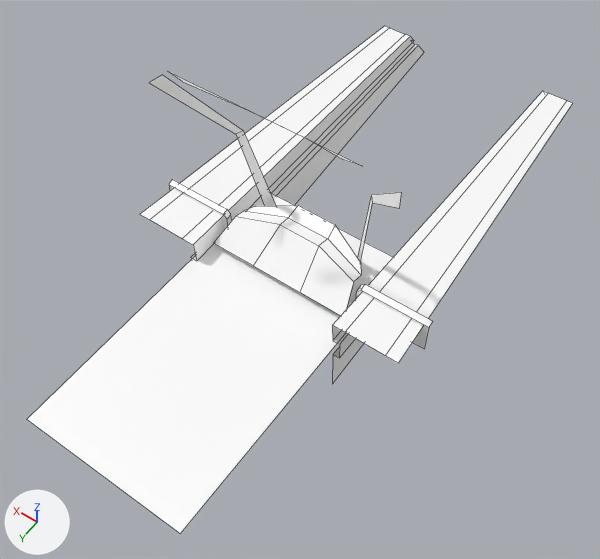
A saved change to the FBX model Assets/3DAssets/Starships/FPV_Starship_Rook.fbx.
Both versions are drawn from a camera (50 mm lens) standing at (-0.0244, 0.0116, 0.0509) and looking at (-0.0014, -0.0206, 0.0003). The lights are fixed; the arrows at lower left show +X, +Y and +Z. Mesh edges are drawn as thin lines. Where no turn or scale is listed for an object, it has been applied to the vertices.

In view in the first picture: 'FPV_MainBody_Rook'.
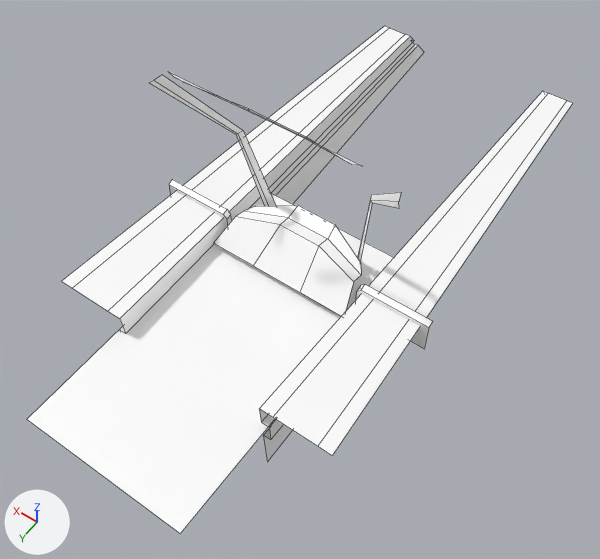
Changed parts and their boxes (x1, y1, x2, y2) in the pictures (600 x 559 px):
part 1 of me_mesh, built on: before (141, 26, 572, 384); after (62, 26, 572, 462)

The change in detail:
me_mesh is used by ob_fpv_mainbody_rook; location (0.0, 0.0, 0.0).
me_mesh had 94 vertices, 41 faces and spanned x -0.0122..0.0122, y -0.0549..0.0, z -0.0067..0.0175.
me_mesh now has 104 vertices, 48 faces and spans x -0.0122..0.0122, y -0.0549..0.0, z -0.0067..0.0175.
Part 1, on me_mesh:
7 faces are deleted.
8 vertices in x -0.0076..0.012, y -0.0179..-0.0175, z -0.0067..0.0021 move by (0.0002, 0.0084, 0.0).
8 vertices in x -0.012..0.0076, y -0.0179..-0.0175, z -0.0067..0.0021 move by (-0.0002, 0.0084, 0.0).
4 vertices move from x -0.0109..0.0109, y -0.02..-0.0175, z 0.0021..0.0157 to x -0.011..0.011, y -0.02..-0.0091, z 0.0021..0.0158.
10 vertices are added at x -0.0096..0.0096, y -0.0246..-0.0183, z 0.0001..0.0174.
14 new faces join them.
